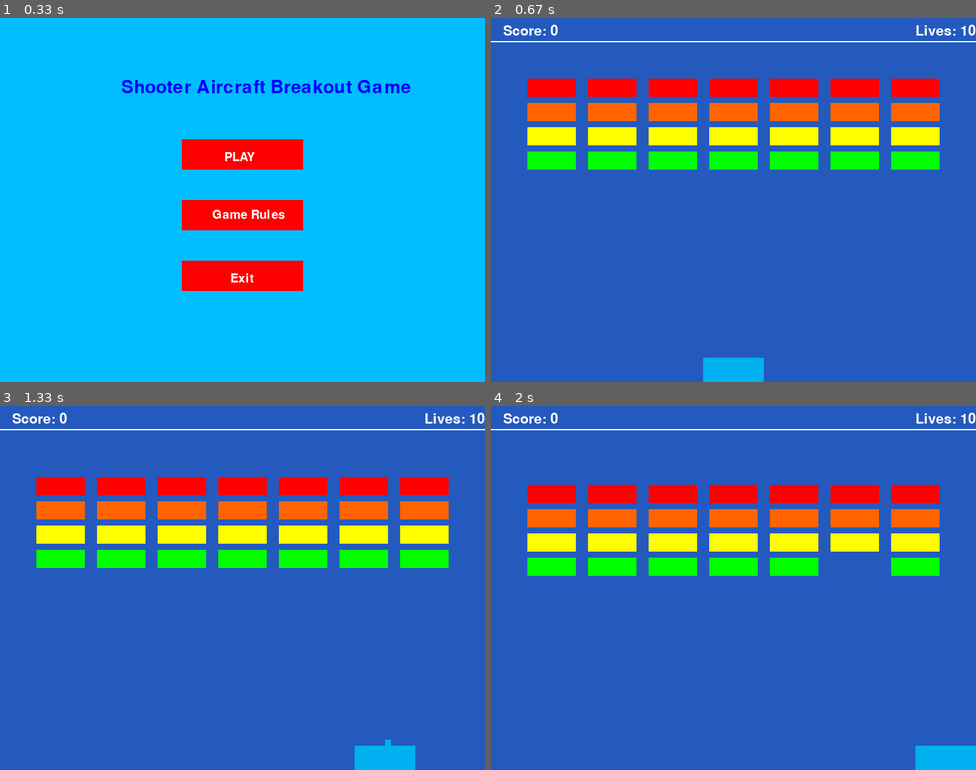
Above: before the commit, frames 1-4 (two rows, left to right).
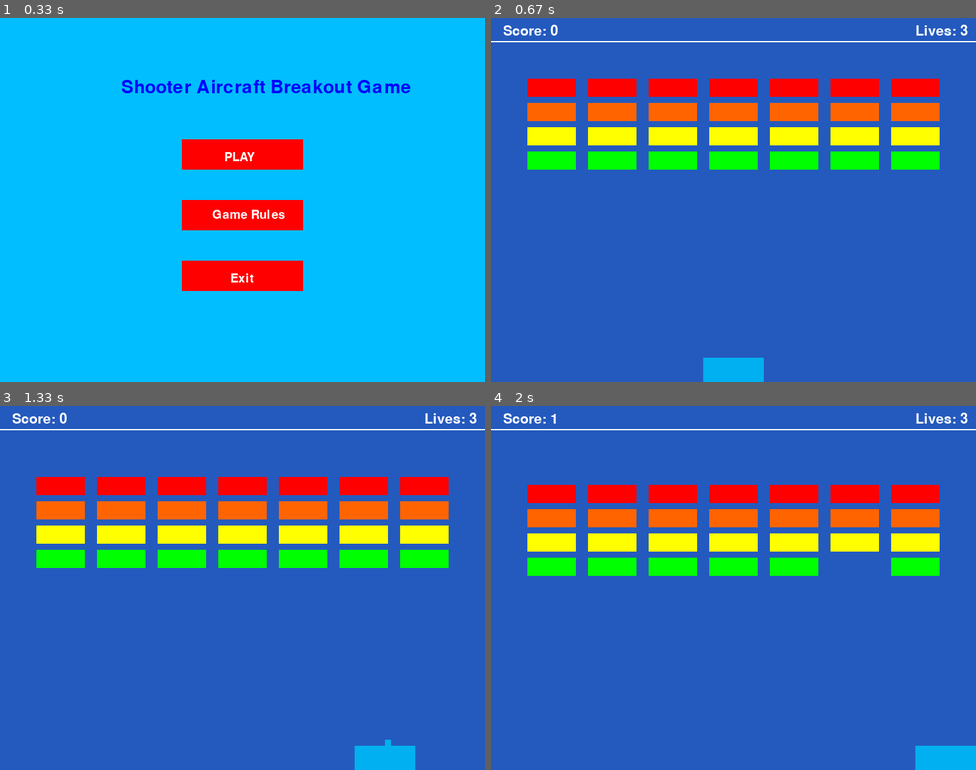
Above: after the commit, the same moments.

Repository: FaisalAhmedBijoy/Shooter-Aircraft-Game-using-PyGame-Library
Game: pygame game, started from main.py
Two runs of this game, one before a commit and one after it. Both use one fixed random seed, a clock stepped at 60 frames per second and the inputs below.
Inputs (mouse positions are in pixels of both pictures, inside the frame that each line leads up to):
- Up to frame 1 (0.33 s): no input
- Up to frame 2 (0.67 s): click "PLAY" at 0.38 s
- Up to frame 3 (1.33 s): hold Right 0.67-1.13 s; move the mouse to (242, 609) at 0.7 s; hold Up from 1.17 s (still down)
- Up to frame 4 (2 s): release Up at 1.47 s; hold Right 1.5-1.97 s

Frame 1 is identical in both runs. In frame 2, less than 0.1% of the frame differs, in the area x 96-100%, y 1-5%; in frame 3, less than 0.1%; in frame 4, 0.1%, in the area x 12-100%, y 1-5%.

Commit message:
only added the score board

Diff:
--- a/config.py
+++ b/config.py
@@ -8,4 +8,4 @@
 WINDOW_HEIGHT=600
 WINDOW_WIDTH=800
 SCORE=0
-LIVES=10
+LIVES=3
--- a/main.py
+++ b/main.py
@@ -61,7 +61,7 @@
     return all_bricks
 
 
-def score_and_lives():
+def score_and_lives(score):
     font=pygame.font.Font(None,34)
     text=font.render("Score: "+str(score),1,cfg.WHITE)
     screen.blit(text,(20,10))
@@ -108,11 +108,11 @@
             carryOn=False
             return carryOn
 
-def game_end_display_function(clock):
+def game_end_display_function(clock,score):
     screen.fill(cfg.DARKBLUE)
     pygame.draw.line(screen,cfg.WHITE,[0,38],[800,38],2)
     all_sprites_list.draw(screen)
-    score_and_lives()
+    score_and_lives(score)
     pygame.display.flip()
     clock.tick(100)
 
@@ -146,7 +146,7 @@
                 if game_end == False:
                     carryOn=False
 
-        game_end_display_function(clock)
+        game_end_display_function(clock,score)
     pygame.quit()
 
 
@@ -154,7 +154,7 @@
 if __name__ == "__main__":
 
     # make a game start menu program
-    mainClock = pygame.time.Clock()
+    clock = pygame.time.Clock()
     font = pygame.font.SysFont(None, 30)
     screen = pygame.display.set_mode((cfg.WINDOW_WIDTH, cfg.WINDOW_HEIGHT),0,32)
     click = False
@@ -174,14 +174,14 @@
         if button_1.collidepoint((mx, my)):
             if click:
                 carryOn=True
-                clock=pygame.time.Clock()
+                # clock=pygame.time.Clock()
                 all_bricks=brick_design_on_display()
                 paddle,ball=paddle_and_ball_initialization()
                 aircraft_shooter_game_screen(carryOn,all_sprites_list,all_bricks,paddle,ball,balls,clock,score,lives)
 
         if button_2.collidepoint((mx, my)):
             if click:
-                options(screen,font,mainClock,click)
+                options(screen,font,clock,click)
 
         if button_3.collidepoint((mx, my)):
             if click:
@@ -212,6 +212,4 @@
                     click = True
 
         pygame.display.update()
-        mainClock.tick(60)
-
-    # game logic start
+        clock.tick(60)
